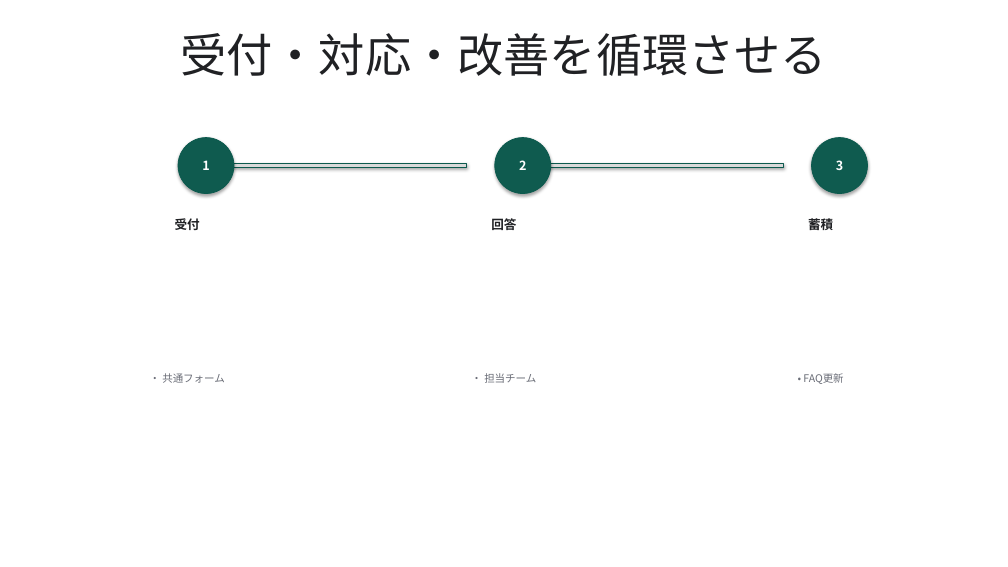
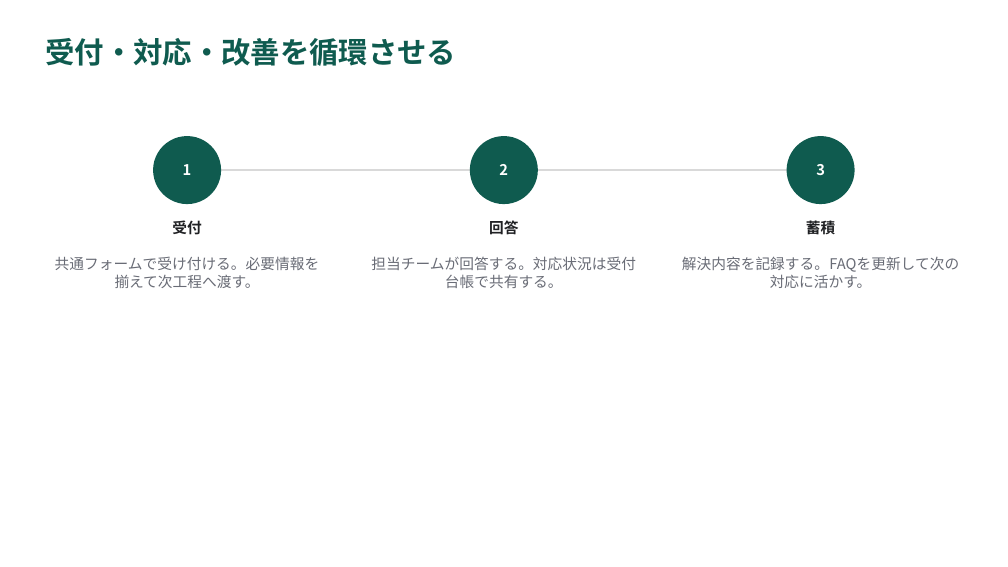
Before and after one commit to YHirano7/Artifacts, a slide deck: slide 8 of skills/pptx-deck/examples/component-gallery/component-gallery.pptx. Drawn at 1008x567 pixels with LibreOffice and Linux fonts; fonts in the diff are those of the drawing. Boxes give left, top, right and bottom in pixels: in the first picture for what was removed or moved away, otherwise in the second. Text is boxed around its words. In the diff, an @@ line names an element or a change of style, - is before the commit and + after.

Commit message:
fix(pptx-deck): 図解部品のレイアウトを改善

```diff
--- a/skills/pptx-deck/examples/component-gallery/component-gallery.pptx
+++ b/skills/pptx-deck/examples/component-gallery/component-gallery.pptx
@@ title "受付・対応・改善を循環させる": place and size @@
-title "受付・対応・改善を循環させる" at (180, 33, 827, 76)
+title "受付・対応・改善を循環させる" at (45, 38, 456, 66)
@@ title "受付・対応・改善を循環させる" at (45, 38, 456, 66): size 44 to 28 pt, text colour #202124 to #0F5B4F, bold on; alignment centre to left @@
@@ ellipse "1": place and size @@
-ellipse "1" at (178, 138, 234, 194)
+ellipse "1" at (153, 136, 221, 204)
@@ ellipse "2": place and size @@
-ellipse "2" at (495, 138, 551, 194)
+ellipse "2" at (470, 136, 538, 204)
@@ size 12 to 14 pt; outline #0D5B4F 0.75 pt to none; shadow off in 3 elements at (153, 136, 221, 204), (470, 136, 538, 204), (786, 136, 854, 204) @@
@@ ellipse "3": place and size @@
-ellipse "3" at (811, 138, 867, 194)
+ellipse "3" at (786, 136, 854, 204)
@@ rectangle removed at (206, 164, 467, 168) @@
@@ line added from (221, 170) to (470, 170), #D9D9D9 1.5 pt @@
@@ rectangle removed at (523, 164, 783, 168) @@
@@ line added from (538, 170) to (786, 170), #D9D9D9 1.5 pt @@
@@ size 12 to 14 pt; vertical alignment middle to top in 3 elements at (172, 220, 201, 235), (489, 219, 518, 238), (806, 219, 835, 238) @@
@@ text "共通フォームで受け付ける。必要情報を揃えて次工程へ渡す。" at (55, 256, 320, 288): vertical alignment middle to top @@
@@ text at (55, 256, 320, 288): text changed; size 10 to 14 pt @@
-• 共通フォーム
+共通フォームで受け付ける。必要情報を揃えて次工程へ渡す。
@@ text "担当チームが回答する。対応状況は受付台帳で共有する。" at (371, 256, 636, 288): vertical alignment middle to top @@
@@ text at (371, 256, 636, 288): text changed; size 10 to 14 pt @@
-• 担当チーム
+担当チームが回答する。対応状況は受付台帳で共有する。
@@ text added at (682, 256, 959, 288), 14 pt, text #696C76 @@
+解決内容を記録する。FAQを更新して次の対応に活かす。
@@ text removed at (803, 373, 843, 384) @@
-• FAQ更新
```
Also in this commit, not shown: 21 other slides changed, 41 other files.
